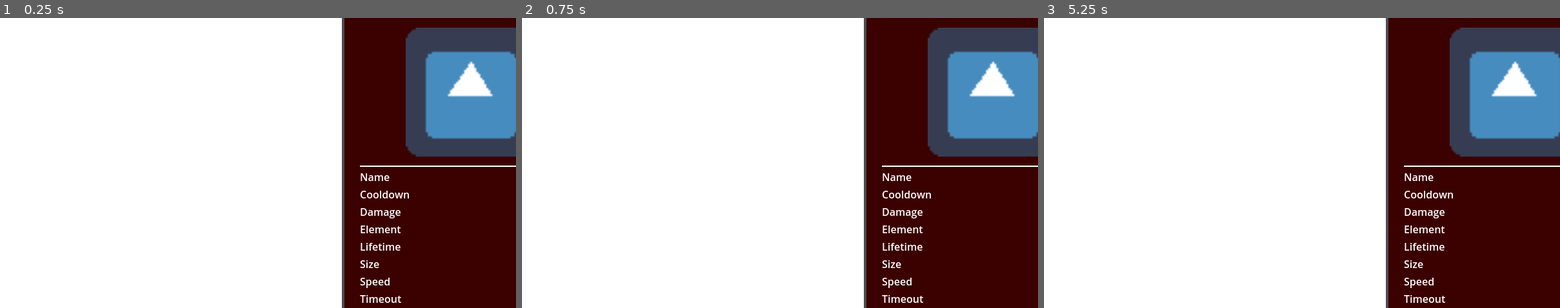
Above: before the commit, frames 1-3 (left to right).
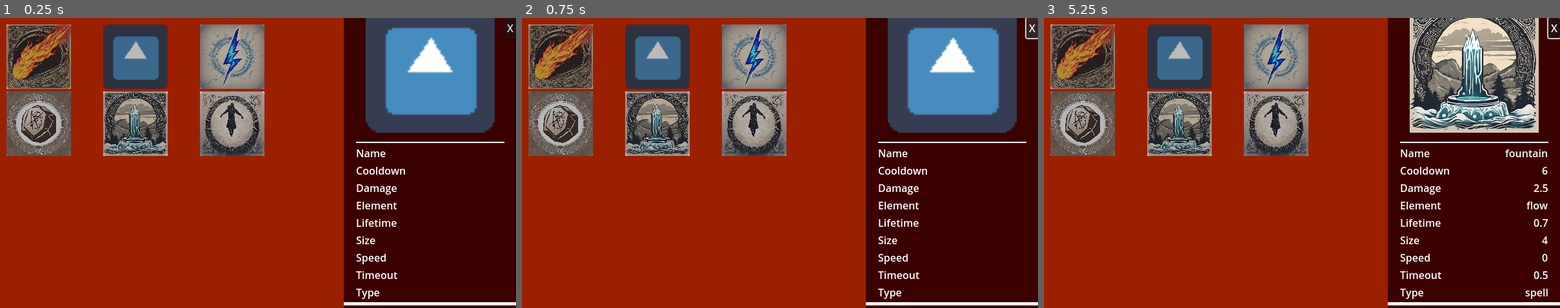
Above: after the commit, the same moments.

Repository: sakata24/Magus-Exo
Game: Godot game, scene res://HUDs/SkillMenu.tscn
Two runs of this game, one before a commit and one after it. Both use one fixed random seed, a clock stepped at 60 frames per second and the inputs below. This scene is started directly instead of the project's main scene. The engine's default icon, where the game draws it, is replaced by a stand-in: a white triangle on a blue panel in a dark square.
Inputs (mouse positions are in pixels of both pictures, inside the frame that each line leads up to):
- Up to frame 1 (0.25 s): no input
- Up to frame 2 (0.75 s): click (1032, 26) at 0.5 s, where only the run after the commit has a clickable "X"
- Up to frame 3 (5.25 s): move the mouse to (1415, 148) at 1.27 s; hold E (E) 1.28-2.03 s; click (1415, 148) at 1.42 s; tap R (R) at 1.55, 2.1, 3.8, 5.1 s; move the mouse to (1198, 177) at 2.02 s; click (1198, 177) at 2.17 s; right-click (1198, 177) at 2.3 s; move the mouse to (1353, 99) at 2.77 s; hold Right mouse button (R-Click) 2.78-3.53 s; click (1353, 99) at 2.92 s; tap E (E) at 3.05, 3.6 s; move the mouse to (1276, 221) at 3.52 s; click (1276, 221) at 3.67 s; move the mouse to (1456, 206) at 4.27 s; hold Q (Q) 4.28-5.03 s; click (1456, 206) at 4.42 s; right-click (1456, 206) at 4.55 s; move the mouse to (1147, 119) at 5.02 s; click (1147, 119) at 5.17 s

The runs differ from the first frame. In frame 1, 80% of the frame differs, in the area x 0-100%, y 0-100%; in frame 2, 80%; in frame 3, 82%.

Commit message:
Selecting implemented

Diff:
--- a/HUDs/SkillMenu.gd
+++ b/HUDs/SkillMenu.gd
@@ -1,4 +1,9 @@
 extends CanvasLayer
+
+@onready var Icon = preload("res://Resources/hud_elements/SkillIcon.tscn")
+@onready var SpellContainer = $Control/HBoxContainer/ColorRect2/LeftMargin/Left/SpellContainer
+@onready var Details = $Control/HBoxContainer/Right/RightContainer/DetailsMargin/SkillDetails
+@onready var EquipContainer = $Control/HBoxContainer/Right/RightContainer/EquipMargin/EquippedAbilities
 
 var dict
 
@@ -7,8 +12,9 @@
 func _ready():
 	var file = FileAccess.open("res://Resources/abilitysheet.txt", FileAccess.READ)
 	dict = UniversalSkills.get_skills()
-	print_dictionary()
+#	print_dictionary()
 	file.close()
+	_draw_icons()
 
 
 # Called every frame. 'delta' is the elapsed time since the previous frame.
@@ -16,9 +22,34 @@
 	pass
 
 
-
+func _draw_icons():
+	for n in dict:
+		var instance = Icon.instantiate()
+		instance.init(n)
+		instance.connect("equip", _equip_skill)
+		instance.connect("select", _select_skill)
+		SpellContainer.add_child(instance)
 
 
 func print_dictionary():
 	for n in dict:
 		print(UniversalSkills._get_ability(n))
+
+func _select_skill(skill:SkillIcon):
+	Details.get_node("PhotoContainer/DetailIcon").texture = skill.texture
+	var skillInfo = UniversalSkills._get_ability(skill.spell)
+	Details.get_node("name/Value").text = skillInfo.name
+	Details.get_node("cooldown/Value").text = str(skillInfo.cooldown)
+	Details.get_node("dmg/Value").text = str(skillInfo.dmg)
+	Details.get_node("element/Value").text = skillInfo.element
+	Details.get_node("lifetime/Value").text = str(skillInfo.lifetime)
+	Details.get_node("size/Value").text = str(skillInfo.size)
+	Details.get_node("speed/Value").text = str(skillInfo.speed)
+	Details.get_node("timeout/Value").text = str(skillInfo.timeout)
+	Details.get_node("type/Value").text = skillInfo.type
+
+
+func _equip_skill(skill:SkillIcon):
+	for n in EquipContainer.get_children():
+		if n.name == "":
+			n.set_icon(skill)
--- a/HUDs/SkillMenu.tscn
+++ b/HUDs/SkillMenu.tscn
@@ -1,7 +1,8 @@
-[gd_scene load_steps=3 format=3 uid="uid://cmyojc688oa3f"]
+[gd_scene load_steps=4 format=3 uid="uid://cmyojc688oa3f"]
 
 [ext_resource type="Script" path="res://HUDs/SkillMenu.gd" id="1_tifqh"]
 [ext_resource type="Texture2D" uid="uid://dylnl4hcv320u" path="res://Resources/icon.png" id="2_hjnh2"]
+[ext_resource type="PackedScene" uid="uid://jb02v63no31m" path="res://Resources/hud_elements/SkillIcon.tscn" id="3_r72yw"]
 
 [node name="SkillMenu" type="CanvasLayer"]
 script = ExtResource("1_tifqh")
@@ -21,27 +22,37 @@
 anchor_bottom = 1.0
 grow_horizontal = 2
 grow_vertical = 2
+theme_override_constants/separation = 0
 
 [node name="ColorRect2" type="ColorRect" parent="Control/HBoxContainer"]
 layout_mode = 2
 size_flags_horizontal = 3
 size_flags_vertical = 3
 size_flags_stretch_ratio = 2.0
-
-[node name="Left" type="VBoxContainer" parent="Control/HBoxContainer/ColorRect2"]
-layout_mode = 1
-anchors_preset = 15
-anchor_right = 1.0
-anchor_bottom = 1.0
-grow_horizontal = 2
-grow_vertical = 2
+color = Color(0.611765, 0.12549, 0, 1)
+
+[node name="LeftMargin" type="MarginContainer" parent="Control/HBoxContainer/ColorRect2"]
+layout_mode = 1
+anchors_preset = 15
+anchor_right = 1.0
+anchor_bottom = 1.0
+grow_horizontal = 2
+grow_vertical = 2
+theme_override_constants/margin_left = 10
+theme_override_constants/margin_top = 10
+theme_override_constants/margin_right = 10
+theme_override_constants/margin_bottom = 10
+
+[node name="Left" type="VBoxContainer" parent="Control/HBoxContainer/ColorRect2/LeftMargin"]
+layout_mode = 2
 size_flags_horizontal = 3
 size_flags_stretch_ratio = 2.0
 
-[node name="LeftContainer" type="HFlowContainer" parent="Control/HBoxContainer/ColorRect2/Left"]
-layout_mode = 2
-size_flags_horizontal = 3
-size_flags_vertical = 3
+[node name="SpellContainer" type="HFlowContainer" parent="Control/HBoxContainer/ColorRect2/LeftMargin/Left"]
+layout_mode = 2
+size_flags_horizontal = 3
+size_flags_vertical = 3
+theme_override_constants/h_separation = 50
 
 [node name="Right" type="ColorRect" parent="Control/HBoxContainer"]
 clip_contents = true
@@ -51,10 +62,12 @@
 color = Color(0.231373, 0, 0, 1)
 
 [node name="RightContainer" type="VBoxContainer" parent="Control/HBoxContainer/Right"]
-layout_mode = 2
-offset_left = 4.0
-offset_right = 386.0
-offset_bottom = 666.0
+layout_mode = 1
+anchors_preset = 15
+anchor_right = 1.0
+anchor_bottom = 1.0
+grow_horizontal = 2
+grow_vertical = 2
 size_flags_horizontal = 3
 
 [node name="DetailsMargin" type="MarginContainer" parent="Control/HBoxContainer/Right/RightContainer"]
@@ -76,7 +89,7 @@
 theme_override_constants/margin_right = 15
 theme_override_constants/margin_bottom = 10
 
-[node name="TextureRect" type="TextureRect" parent="Control/HBoxContainer/Right/RightContainer/DetailsMargin/SkillDetails/PhotoContainer"]
+[node name="DetailIcon" type="TextureRect" parent="Control/HBoxContainer/Right/RightContainer/DetailsMargin/SkillDetails/PhotoContainer"]
 custom_minimum_size = Vector2(2.08165e-12, 200)
 layout_mode = 2
 size_flags_horizontal = 4
@@ -98,6 +111,7 @@
 
 [node name="Value" type="Label" parent="Control/HBoxContainer/Right/RightContainer/DetailsMargin/SkillDetails/name"]
 layout_mode = 2
+size_flags_horizontal = 10
 
 [node name="cooldown" type="HBoxContainer" parent="Control/HBoxContainer/Right/RightContainer/DetailsMargin/SkillDetails"]
 layout_mode = 2
@@ -108,6 +122,7 @@
 
 [node name="Value" type="Label" parent="Control/HBoxContainer/Right/RightContainer/DetailsMargin/SkillDetails/cooldown"]
 layout_mode = 2
+size_flags_horizontal = 10
 
 [node name="dmg" type="HBoxContainer" parent="Control/HBoxContainer/Right/RightContainer/DetailsMargin/SkillDetails"]
 layout_mode = 2
@@ -118,6 +133,7 @@
 
 [node name="Value" type="Label" parent="Control/HBoxContainer/Right/RightContainer/DetailsMargin/SkillDetails/dmg"]
 layout_mode = 2
+size_flags_horizontal = 10
 
 [node name="element" type="HBoxContainer" parent="Control/HBoxContainer/Right/RightContainer/DetailsMargin/SkillDetails"]
 layout_mode = 2
@@ -128,6 +144,7 @@
 
 [node name="Value" type="Label" parent="Control/HBoxContainer/Right/RightContainer/DetailsMargin/SkillDetails/element"]
 layout_mode = 2
+size_flags_horizontal = 10
 
 [node name="lifetime" type="HBoxContainer" parent="Control/HBoxContainer/Right/RightContainer/DetailsMargin/SkillDetails"]
 layout_mode = 2
@@ -138,6 +155,7 @@
 
 [node name="Value" type="Label" parent="Control/HBoxContainer/Right/RightContainer/DetailsMargin/SkillDetails/lifetime"]
 layout_mode = 2
+size_flags_horizontal = 10
 
 [node name="size" type="HBoxContainer" parent="Control/HBoxContainer/Right/RightContainer/DetailsMargin/SkillDetails"]
 layout_mode = 2
@@ -148,6 +166,7 @@
 
 [node name="Value" type="Label" parent="Control/HBoxContainer/Right/RightContainer/DetailsMargin/SkillDetails/size"]
 layout_mode = 2
+size_flags_horizontal = 10
 
 [node name="speed" type="HBoxContainer" parent="Control/HBoxContainer/Right/RightContainer/DetailsMargin/SkillDetails"]
 layout_mode = 2
@@ -158,6 +177,7 @@
 
 [node name="Value" type="Label" parent="Control/HBoxContainer/Right/RightContainer/DetailsMargin/SkillDetails/speed"]
 layout_mode = 2
+size_flags_horizontal = 10
 
 [node name="timeout" type="HBoxContainer" parent="Control/HBoxContainer/Right/RightContainer/DetailsMargin/SkillDetails"]
 layout_mode = 2
@@ -168,6 +188,7 @@
 
 [node name="Value" type="Label" parent="Control/HBoxContainer/Right/RightContainer/DetailsMargin/SkillDetails/timeout"]
 layout_mode = 2
+size_flags_horizontal = 10
 
 [node name="type" type="HBoxContainer" parent="Control/HBoxContainer/Right/RightContainer/DetailsMargin/SkillDetails"]
 layout_mode = 2
@@ -178,10 +199,16 @@
 
 [node name="Value" type="Label" parent="Control/HBoxContainer/Right/RightContainer/DetailsMargin/SkillDetails/type"]
 layout_mode = 2
-
-[node name="SpacerBar2" type="ColorRect" parent="Control/HBoxContainer/Right/RightContainer/DetailsMargin/SkillDetails"]
-custom_minimum_size = Vector2(2.08165e-12, 2)
-layout_mode = 2
+size_flags_horizontal = 10
+
+[node name="SpacerBar2" type="ColorRect" parent="Control/HBoxContainer/Right/RightContainer"]
+custom_minimum_size = Vector2(2.08165e-12, 5)
+layout_mode = 2
+
+[node name="Label" type="Label" parent="Control/HBoxContainer/Right/RightContainer"]
+layout_mode = 2
+text = "Equipped"
+horizontal_alignment = 1
 
 [node name="EquipMargin" type="MarginContainer" parent="Control/HBoxContainer/Right/RightContainer"]
 layout_mode = 2
@@ -193,15 +220,34 @@
 
 [node name="EquippedAbilities" type="HBoxContainer" parent="Control/HBoxContainer/Right/RightContainer/EquipMargin"]
 layout_mode = 2
-
-[node name="Ability1" type="TextureRect" parent="Control/HBoxContainer/Right/RightContainer/EquipMargin/EquippedAbilities"]
-layout_mode = 2
-
-[node name="Ability2" type="TextureRect" parent="Control/HBoxContainer/Right/RightContainer/EquipMargin/EquippedAbilities"]
-layout_mode = 2
-
-[node name="Ability3" type="TextureRect" parent="Control/HBoxContainer/Right/RightContainer/EquipMargin/EquippedAbilities"]
-layout_mode = 2
-
-[node name="Ability4" type="TextureRect" parent="Control/HBoxContainer/Right/RightContainer/EquipMargin/EquippedAbilities"]
-layout_mode = 2
+theme_override_constants/separation = 10
+
+[node name="Ability1" parent="Control/HBoxContainer/Right/RightContainer/EquipMargin/EquippedAbilities" instance=ExtResource("3_r72yw")]
+custom_minimum_size = Vector2(0, 0)
+layout_mode = 2
+size_flags_horizontal = 3
+
+[node name="Ability2" parent="Control/HBoxContainer/Right/RightContainer/EquipMargin/EquippedAbilities" instance=ExtResource("3_r72yw")]
+custom_minimum_size = Vector2(0, 0)
+layout_mode = 2
+size_flags_horizontal = 3
+
+[node name="Ability3" parent="Control/HBoxContainer/Right/RightContainer/EquipMargin/EquippedAbilities" instance=ExtResource("3_r72yw")]
+custom_minimum_size = Vector2(0, 0)
+layout_mode = 2
+size_flags_horizontal = 3
+
+[node name="Ability4" parent="Control/HBoxContainer/Right/RightContainer/EquipMargin/EquippedAbilities" instance=ExtResource("3_r72yw")]
+custom_minimum_size = Vector2(0, 0)
+layout_mode = 2
+size_flags_horizontal = 3
+
+[node name="Button" type="Button" parent="Control"]
+layout_mode = 1
+anchors_preset = 1
+anchor_left = 1.0
+anchor_right = 1.0
+offset_left = -8.0
+offset_bottom = 8.0
+grow_horizontal = 0
+text = "X"
--- /dev/null
+++ b/Resources/hud_elements/SkillIcon.gd
@@ -0,0 +1,55 @@
+extends TextureRect
+
+class_name SkillIcon
+
+signal select
+signal equip
+
+const ART_PATH = "res://Resources/icons/"
+
+var spell : String
+
+
+# Called when the node enters the scene tree for the first time.
+func _ready():
+	pass # Replace with function body.
+
+
+# Called every frame. 'delta' is the elapsed time since the previous frame.
+func _process(delta):
+	pass
+
+
+func init(spl:String, text = ""):
+	spell = spl
+	$Label.text = text
+	$ProgressBar.max_value = UniversalSkills._get_ability(spl)["cooldown"]
+	_get_icon()
+
+
+func _get_icon():
+	if ResourceLoader.exists(ART_PATH+spell+".png"):
+		texture = load(ART_PATH+spell+".png")
+	else:
+		texture = load("res://Resources/icon.png")
+
+
+func set_icon(spl:String):
+	spell = spl
+	$ProgressBar.max_value = UniversalSkills._get_ability(spl)["cd"]
+	_get_icon()
+
+
+func empty():
+	spell = ""
+	texture = load("res://Resources/icons/default.png")
+
+
+func _on_gui_input(event:InputEvent):
+	if event is InputEventMouseButton and event.is_pressed():
+		if  event.is_action_pressed("R-Click"):
+			print(spell + "-right clicked")
+			emit_signal("equip", self)
+		else:
+			print(spell + "-clicked")
+			emit_signal("select", self)
--- /dev/null
+++ b/Resources/hud_elements/SkillIcon.tscn
@@ -0,0 +1,44 @@
+[gd_scene load_steps=3 format=3 uid="uid://jb02v63no31m"]
+
+[ext_resource type="Texture2D" uid="uid://c8nlq4kg8lwfm" path="res://Resources/icons/default.png" id="1_j7ihy"]
+[ext_resource type="Script" path="res://Resources/hud_elements/SkillIcon.gd" id="2_lam5i"]
+
+[node name="SkillIcon" type="TextureRect"]
+custom_minimum_size = Vector2(100, 100)
+anchors_preset = 8
+anchor_left = 0.5
+anchor_top = 0.5
+anchor_right = 0.5
+anchor_bottom = 0.5
+offset_left = -250.0
+offset_top = -250.0
+offset_right = 250.0
+offset_bottom = 250.0
+grow_horizontal = 2
+grow_vertical = 2
+size_flags_vertical = 3
+mouse_filter = 0
+texture = ExtResource("1_j7ihy")
+expand_mode = 1
+stretch_mode = 4
+script = ExtResource("2_lam5i")
+
+[node name="Label" type="Label" parent="."]
+layout_mode = 1
+anchors_preset = 15
+anchor_right = 1.0
+anchor_bottom = 1.0
+grow_horizontal = 2
+grow_vertical = 2
+
+[node name="ProgressBar" type="ProgressBar" parent="."]
+layout_mode = 1
+anchors_preset = 15
+anchor_right = 1.0
+anchor_bottom = 1.0
+grow_horizontal = 2
+grow_vertical = 2
+mouse_filter = 2
+show_percentage = false
+
+[connection signal="gui_input" from="." to="." method="_on_gui_input"]
Binary file added: Resources/icons/bolt.png
Not shown, added: Resources/icons/bolt.png.import
Binary file added: Resources/icons/charge.png
Not shown, added: Resources/icons/charge.png.import
Binary file added: Resources/icons/default.png
Not shown, added: Resources/icons/default.png.import
Binary file added: Resources/icons/fountain.png
Not shown, added: Resources/icons/fountain.png.import
Binary file added: Resources/icons/rock.png
Not shown, added: Resources/icons/rock.png.import
Binary file added: Resources/icons/suspend.png
Not shown, added: Resources/icons/suspend.png.import
(and 3 more such lines)
